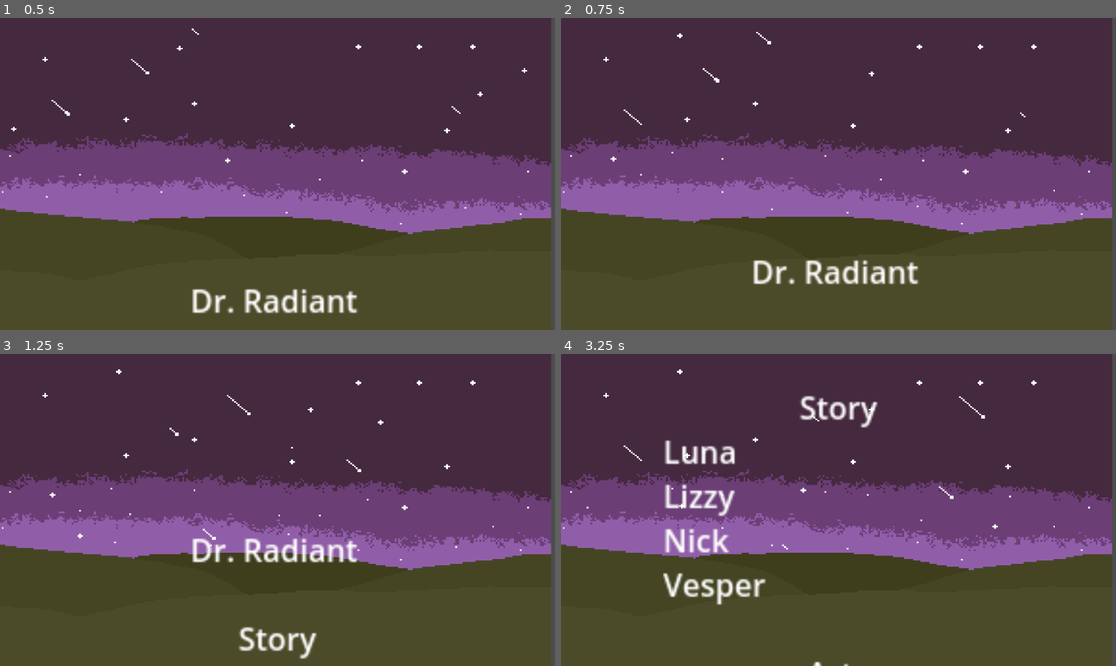
Above: before the commit, frames 1-4 (two rows, left to right).
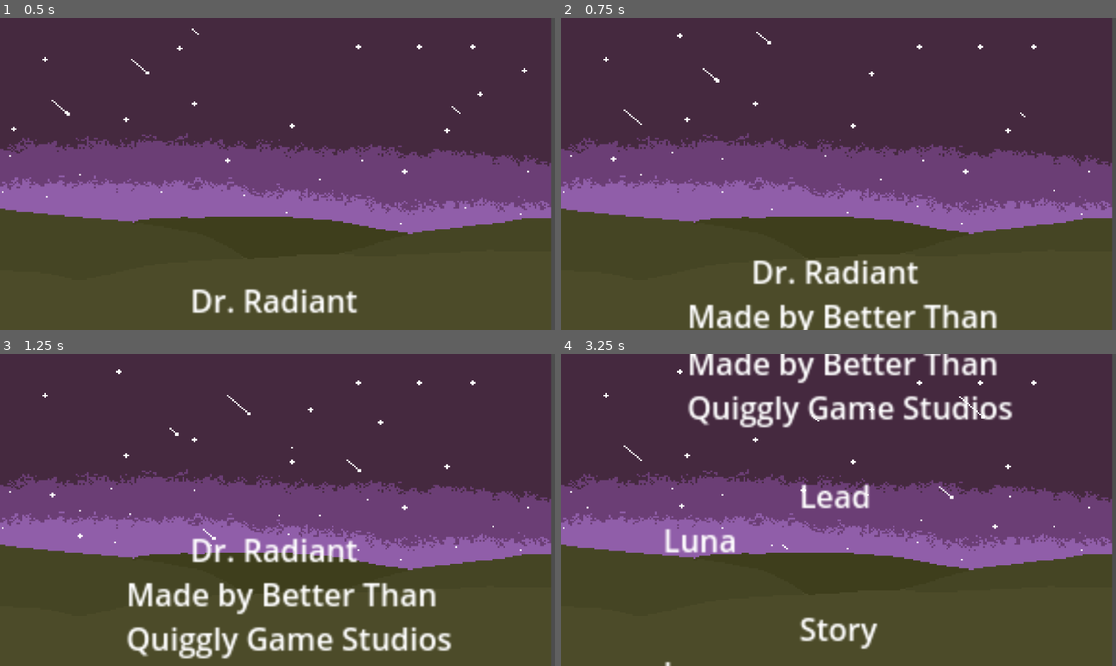
Above: after the commit, the same moments.

Repository: ChaffeyGameDevelopmentClub/RadiantTeam1
Game: Godot game, scene res://EndCredits.tscn
Two runs of this game, one before a commit and one after it. Both use one fixed random seed, a clock stepped at 60 frames per second and the inputs below. This scene is started directly instead of the project's main scene.
Inputs (mouse positions are in pixels of both pictures, inside the frame that each line leads up to):
- Up to frame 1 (0.5 s): no input
- Up to frame 2 (0.75 s): move the mouse to (960, 158) at 0.52 s; hold D (right) from 0.53 s (still down); click (960, 158) at 0.6 s
- Up to frame 3 (1.25 s): keep holding D (right)
- Up to frame 4 (3.25 s): move the mouse to (727, 525) at 1.27 s; release D (right) at 1.28 s; hold S (down) 1.28-2.03 s; tap Space (space) at 1.35, 2.85 s; move the mouse to (894, 441) at 2.02 s; hold D (right) 2.03-2.78 s; click (894, 441) at 2.1 s; move the mouse to (810, 572) at 2.77 s; hold W (up) from 2.78 s (still down)

Frame 1 is identical in both runs. In frame 2, 2.3% of the frame differs, in the area x 23-79%, y 91-100%; in frame 3, 5.1%; in frame 4, 8.7%, in the area x 18-82%, y 0-100%.

Commit message:
Fixed end credits

Diff:
--- a/EndCredits.tscn
+++ b/EndCredits.tscn
@@ -99,8 +99,13 @@
 offset_left = 53.0
 offset_top = 165.0
 offset_right = 274.0
-offset_bottom = 745.0
+offset_bottom = 962.0
 text = "           Dr. Radiant
+   Made by Better Than
+   Quiggly Game Studios
+
+				 Lead
+Luna
 
                  Story
 Luna
Not shown: 1 places in BoxingMG.tscn that only renumber resources
Not shown: 1 places in EndCredits.tscn that only renumber resources
